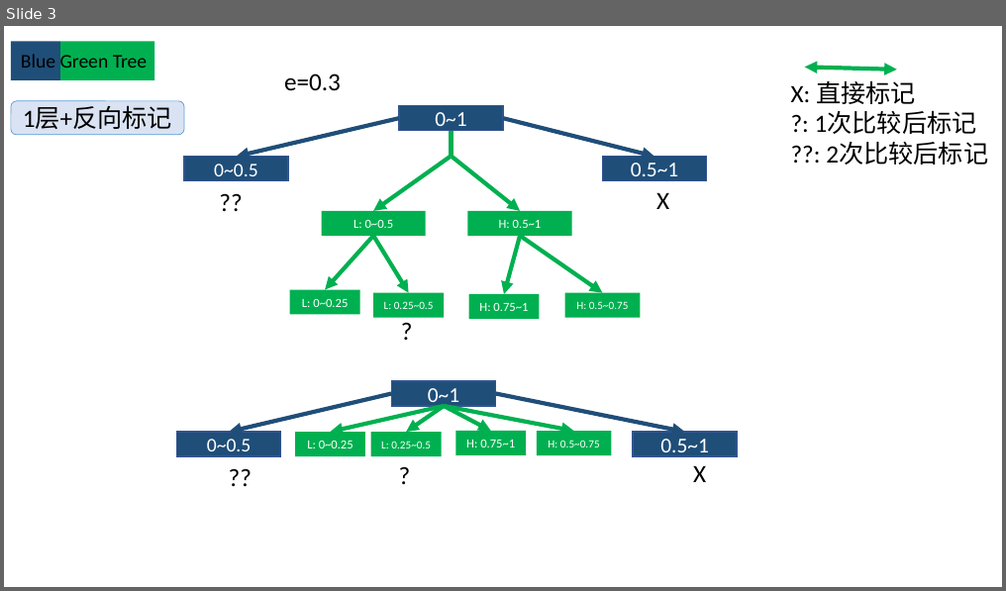
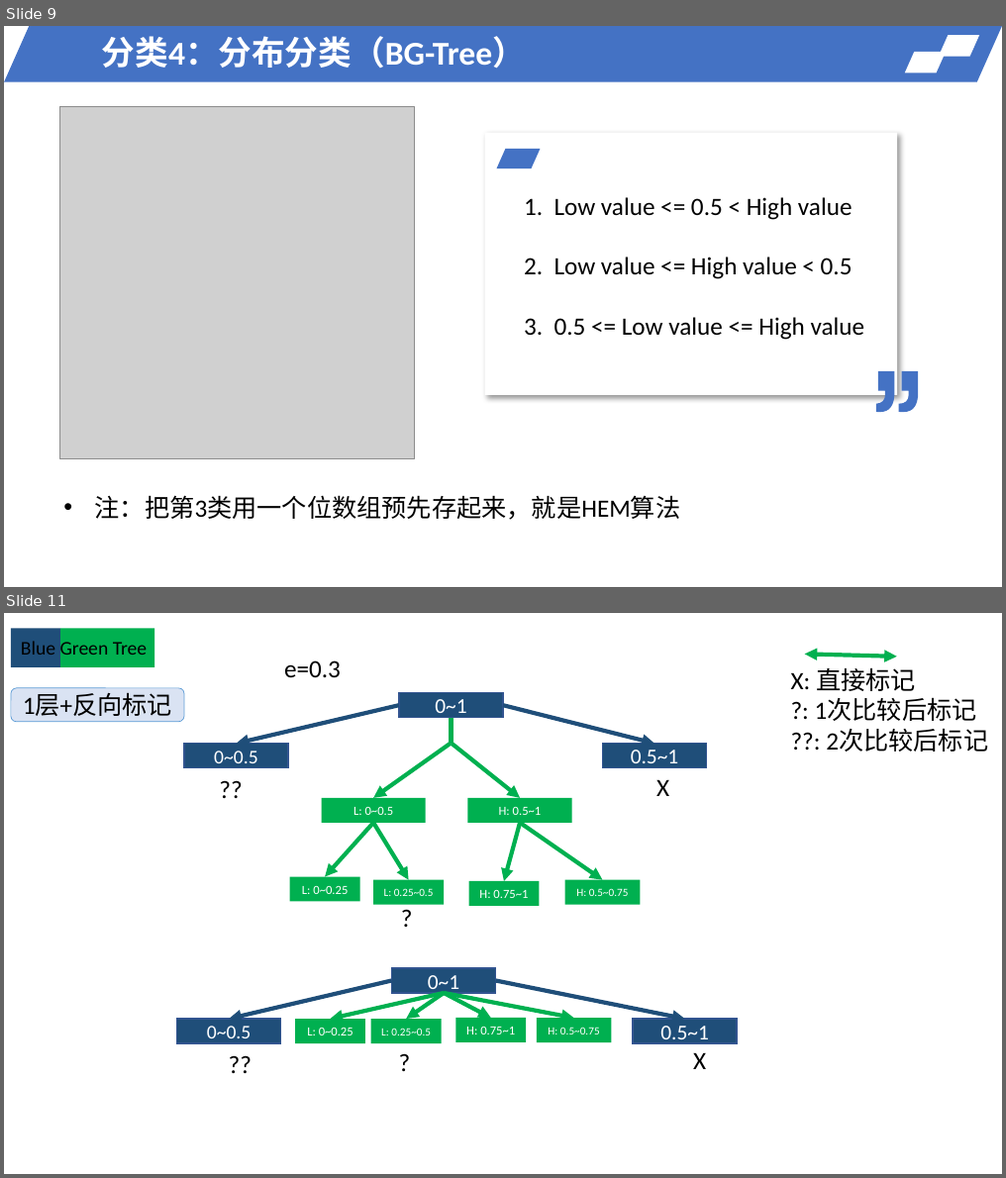
Before and after one commit to shiwanghua/BG-Tree, a slide deck: BlueGreen-Tree.pptx. Shown one above the other, each under a label of ours: slide 3 before the commit, slides 9 and 11 after it; the slides between them are not shown. The pictures are 1006x591 and 1006x1178 pixels, drawn with LibreOffice and Linux fonts; fonts in the diff are those of the drawing; grey boxes stand for pictures; background and template pictures are left out. Boxes give left, top, right and bottom in pixels: in the first picture for what was removed or moved away, otherwise in the second. Text is boxed around its words. In the diff, an @@ line names an element or a change of style, - is before the commit and + after.

```diff
--- a/BlueGreen-Tree.pptx
+++ b/BlueGreen-Tree.pptx
@@ slide 9 added at <box>4,26,1002,587</box>, background picture (left out) @@
@@ parallelogram added at <box>4,26,1002,81</box>, fill #4472C4 @@
@@ text added at <box>102,36,526,68</box>, 24 pt, text #FFFFFF, bold @@
+分类4：分布分类（BG-Tree）
@@ parallelogram added at <box>906,52,945,72</box>, fill #FFFFFF, outline #FFFFFF 1 pt @@
@@ parallelogram added at <box>939,36,978,56</box>, fill #FFFFFF, outline #FFFFFF 1 pt @@
@@ picture added at <box>59,107,415,460</box> @@
@@ rounded rectangle added at <box>485,133,897,395</box>, fill #FFFFFF @@
@@ parallelogram added at <box>497,149,541,169</box>, fill #4472C4 @@
@@ text added at <box>524,197,865,340</box>, 18 pt, text #000000 @@
+1. Low value <= 0.5 < High value
+2. Low value <= High value < 0.5
+3. 0.5 <= Low value <= High value
@@ freeform shape added at <box>876,372,918,412</box>, fill #4472C4 @@
@@ text added at <box>95,495,681,520</box>, 18 pt, text #000000 @@
+• 注：把第3类用一个位数组预先存起来，就是HEM算法
@@ what was slide 3 is now slide 11 @@
```
Also in this commit, not shown: 4 slides changed, 8 other slides added.
